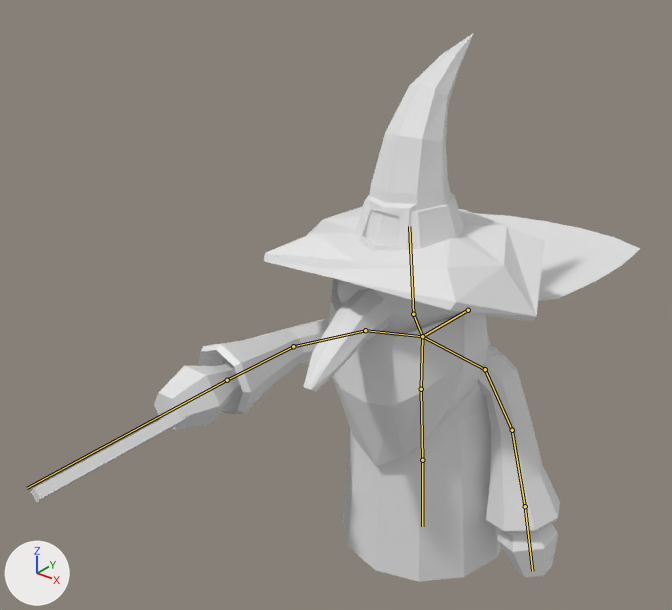
The Blender file LD52/Assets/Models/Zarguuf/Zarguuf.blend as it was, and as the next commit left it.
One viewpoint serves both versions: a 50 mm camera at (9.75, -15.8, 14.91) aimed at (-1.53, -1.7, 6.17). The axes (+X, +Y, +Z) are drawn at lower left. The lights are the same throughout. Both versions are drawn at frame 46 of the action 'ArmatureAction'; the numbers are the values there. The bones that bend it are drawn over the model as lines.

Objects in the first picture: 'Beard', 'Body', 'Cloak', 'Face', 'Hat', 'Left Arm', 'Left Hand', 'Right Arm', 'Right Hand'.
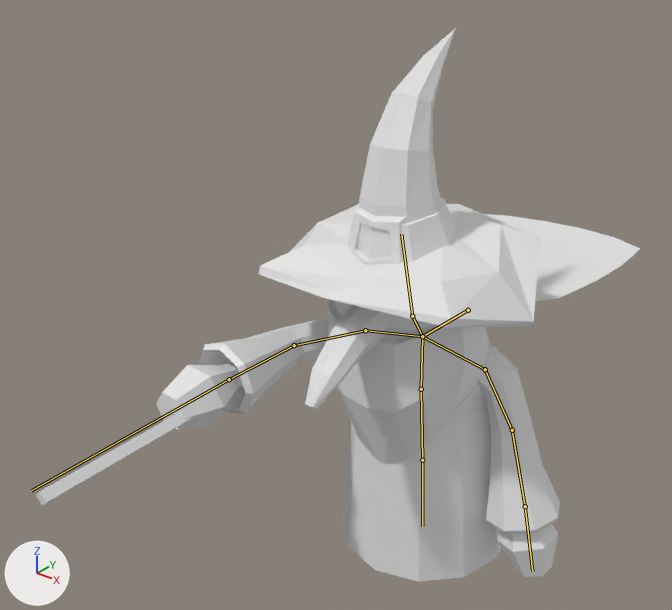
The edits, one by one:
Bone 'Neck' (bone_neck) turns from (0, 0, 0) to (4, 1, 0) degrees about its own x, y and z.
Bone 'Head' (bone_head) turns from (0, 0, 0) to (3, 0, 0) degrees about its own x, y and z.
Bone 'Arm_upper_r' (bone_arm_upper_r) turns from (61, 4, -7) to (62, 4, -11) degrees about its own x, y and z.

Changed parts and their boxes [x1, y1, x2, y2] in the pictures (672 x 610 px):
'Hat', posed: before [263, 33, 545, 322]; after [259, 28, 540, 327]
'Beard', posed: before [329, 278, 488, 466]; after [328, 299, 488, 464]
'Face', posed: before [303, 279, 463, 392]; after [305, 301, 440, 409]
'Right Hand', posed: before [31, 363, 241, 502]; after [35, 362, 244, 505]
'Right Arm', posed: before [198, 318, 329, 414]; after [198, 317, 329, 413]
bone 'Neck', root to tip: before (422, 336) to (413, 314); after (422, 336) to (412, 316)
bone 'Head', root to tip: before (413, 314) to (409, 226); after (412, 316) to (401, 234)
bone 'Arm_upper_r', root to tip: before (365, 330) to (293, 346); after (365, 330) to (294, 345)
